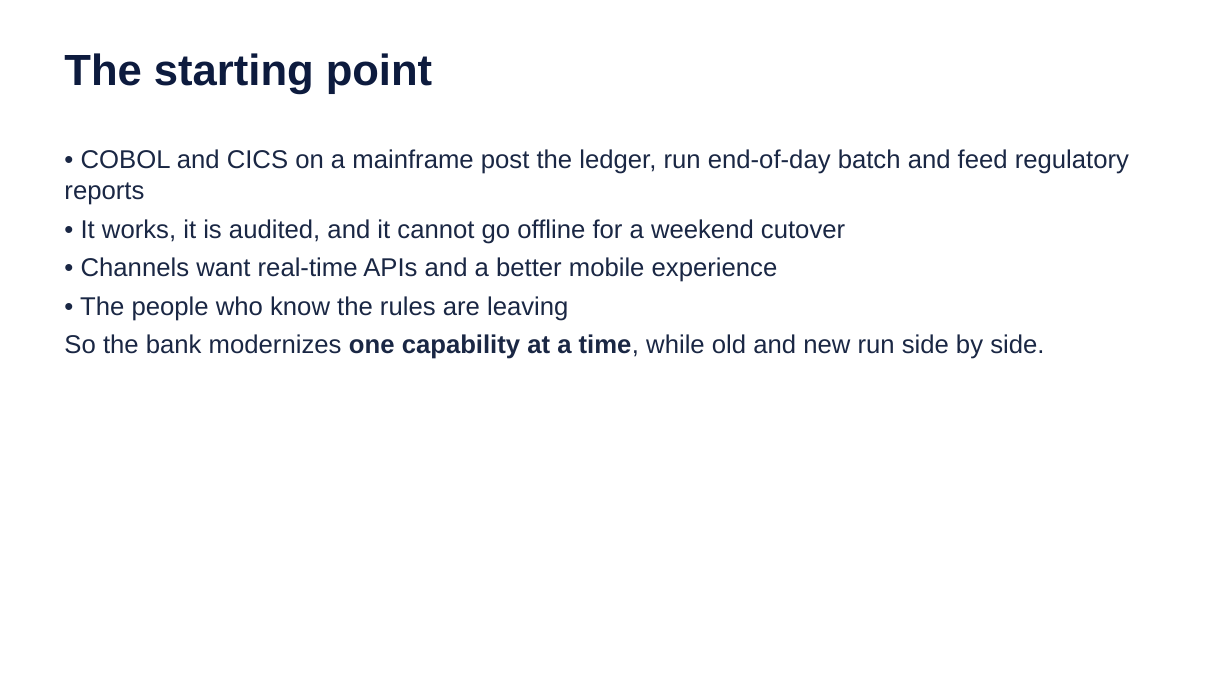
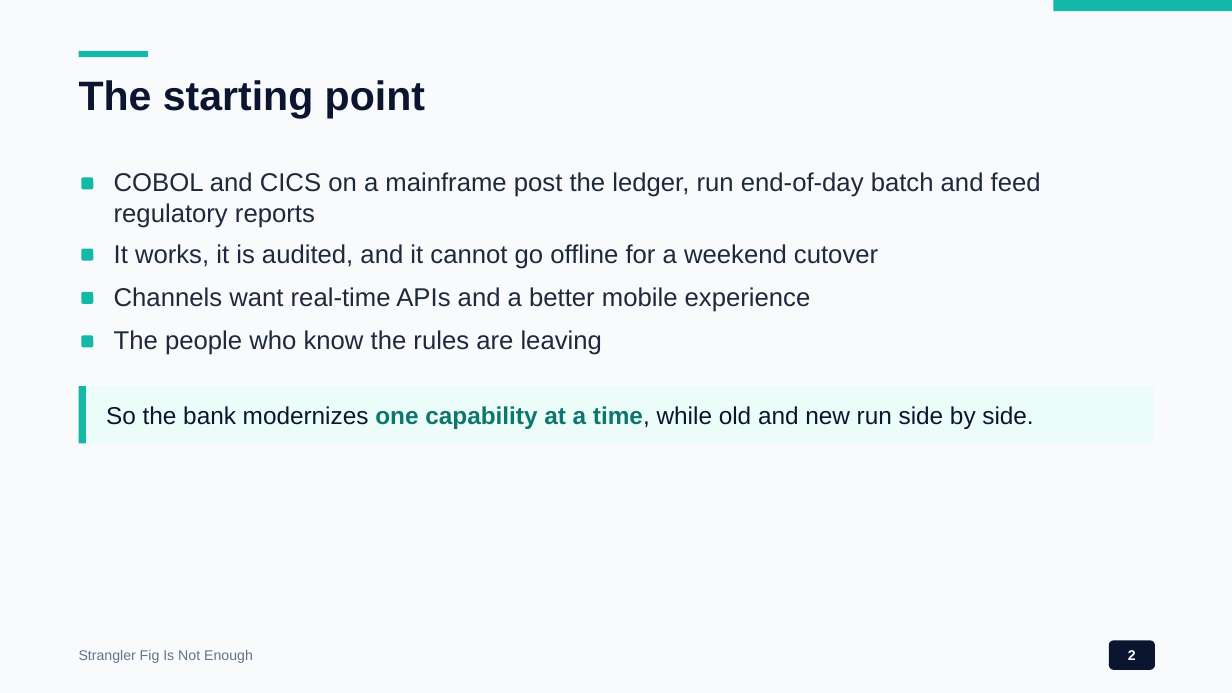
Before and after one commit to wallaceespindola/legacy-modernization-patterns, a slide deck: slide 2 of docs/presentations/legacy-modernization-patterns.pptx. Drawn at 1232x693 pixels with LibreOffice and Linux fonts; fonts in the diff are those of the drawing. Boxes give left, top, right and bottom in pixels: in the first picture for what was removed or moved away, otherwise in the second. Text is boxed around its words. In the diff, an @@ line names an element or a change of style, - is before the commit and + after.

```diff
--- a/docs/presentations/legacy-modernization-patterns.pptx
+++ b/docs/presentations/legacy-modernization-patterns.pptx
@@ background #FFFFFF to #F8FAFC @@
@@ rectangle added at (1054, 0, 1232, 11), fill #14B8A6 @@
@@ rectangle added at (79, 51, 148, 57), fill #14B8A6 @@
@@ text "The starting point": place and size @@
-text "The starting point" at (64, 53, 432, 94)
+text "The starting point" at (79, 80, 425, 118)
@@ text "The starting point" at (79, 80, 425, 118): size 34 to 32 pt, text colour #0D1B3E to #0B1530 @@
@@ text at (64, 149, 1129, 321): paragraphs removed @@
-• COBOL and CICS on a mainframe post the ledger, run end-of-day batch and feed regulatory reports
-• It works, it is audited, and it cannot go offline for a weekend cutover
-• Channels want real-time APIs and a better mobile experience
-• The people who know the rules are leaving
@@ rounded rectangle added at (81, 177, 93, 189), fill #14B8A6 @@
@@ text added at (114, 172, 1041, 228), 20 pt, text #1E293B @@
+COBOL and CICS on a mainframe post the ledger, run end-of-day batch and feed regulatory reports
@@ rounded rectangle added at (81, 249, 93, 261), fill #14B8A6 @@
@@ text added at (114, 244, 878, 269), 20 pt, text #1E293B @@
+It works, it is audited, and it cannot go offline for a weekend cutover
@@ rounded rectangle added at (81, 292, 93, 304), fill #14B8A6 @@
@@ text added at (114, 287, 811, 312), 20 pt, text #1E293B @@
+Channels want real-time APIs and a better mobile experience
@@ rounded rectangle added at (81, 335, 93, 348), fill #14B8A6 @@
@@ text added at (114, 330, 602, 355), 20 pt, text #1E293B @@
+The people who know the rules are leaving
@@ rectangle added at (79, 386, 1153, 444), fill #ECFDF9 @@
@@ rectangle added at (79, 386, 86, 444), fill #14B8A6 @@
@@ text "So the bank modernizes one ...": place and size @@
-text "So the bank modernizes one ..." at (64, 149, 1129, 359)
+text "So the bank modernizes one ..." at (106, 406, 1033, 429)
@@ text "So the bank modernizes one ..." at (106, 406, 1033, 429): size 20 to 19 pt; text colour #1A2744 to #0B1530 in "So the bank modernizes time, while old ..."; text colour #1A2744 to #0F766E in "one capability at a time,"; less space between paragraphs; vertical alignment top to middle @@
@@ text added at (79, 650, 253, 663), 11 pt, text #64748B @@
+Strangler Fig Is Not Enough
@@ rounded rectangle added at (1109, 640, 1155, 670), fill #0B1530, 11 pt, text #FFFFFF, bold @@
+2
```
Also in this commit, not shown: 22 other slides changed, 19 other files.
